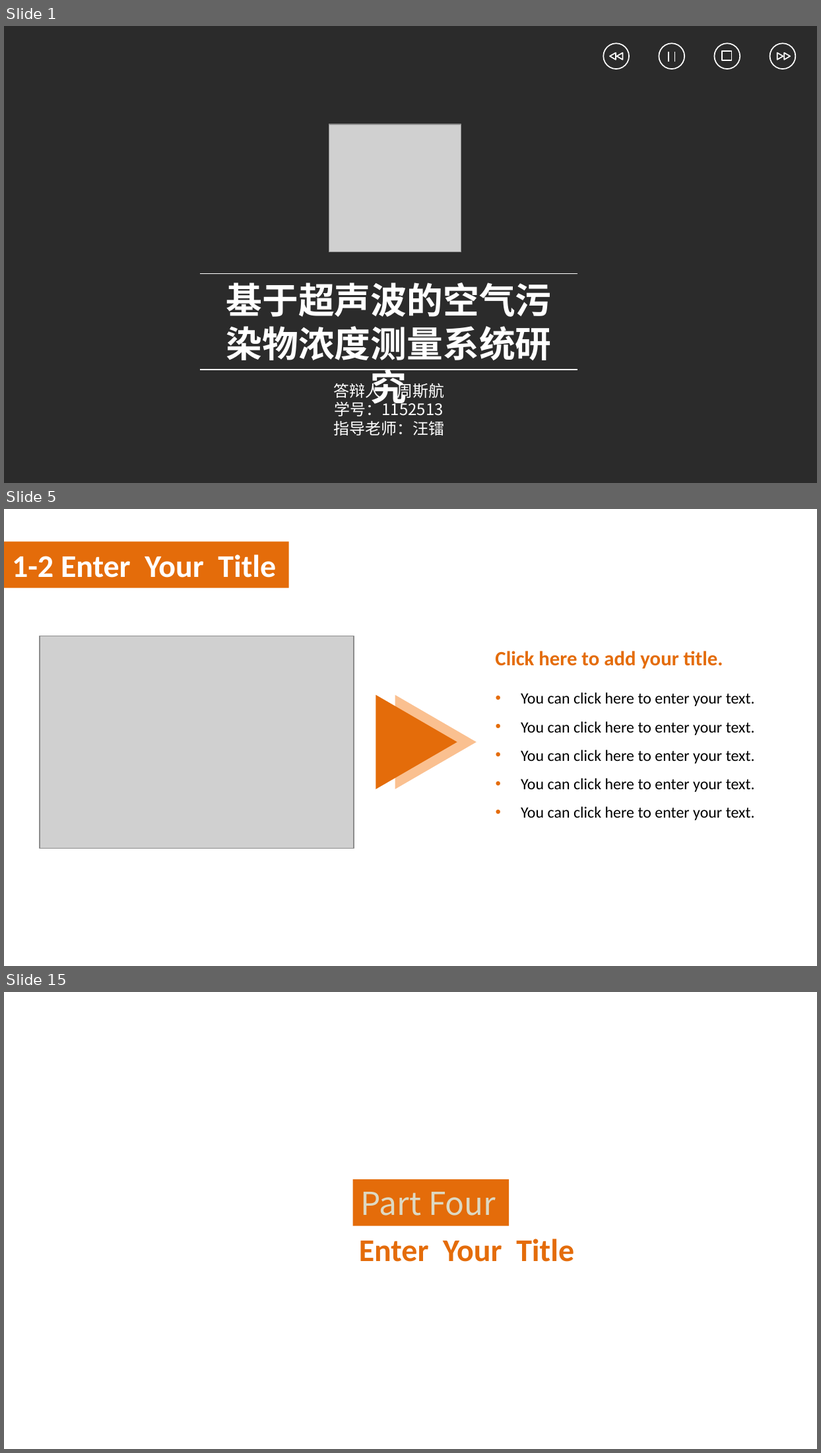
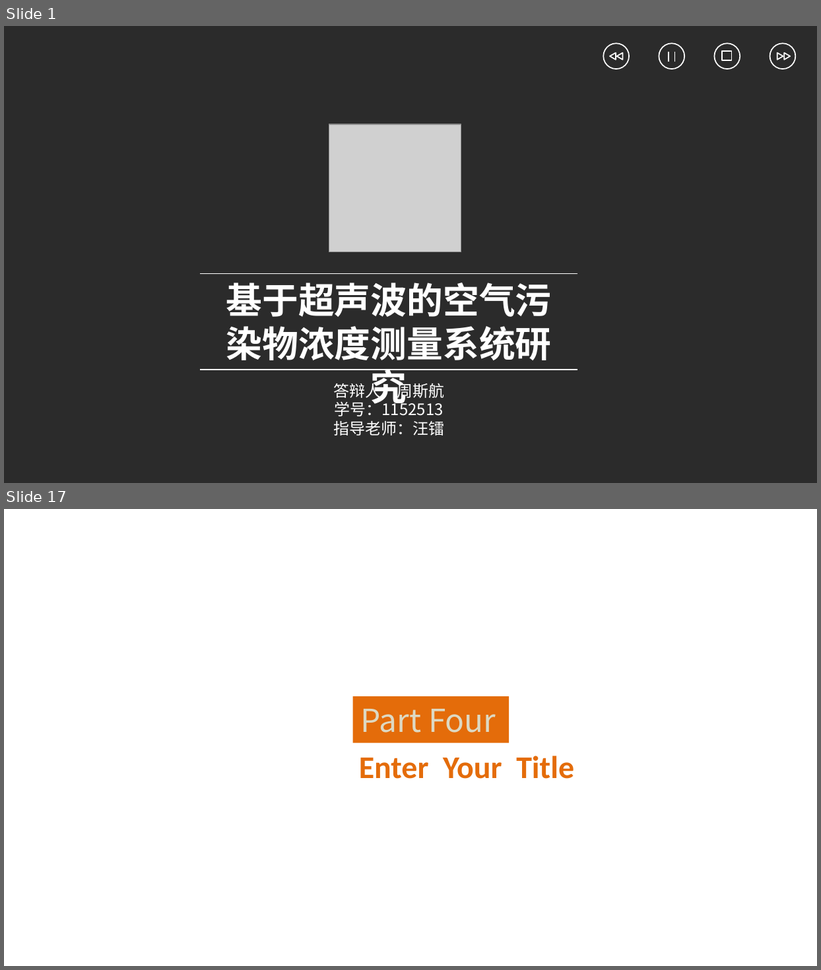
Before and after one commit to PaulingZhou/GraduationDesign, a slide deck: 答辩ppt.pptx. Shown one above the other, each under a label of ours: slides 1, 5 and 15 before the commit, slides 1 and 17 after it; the slides between them are not shown. The pictures are 821x1453 and 821x970 pixels, drawn with LibreOffice and Linux fonts; fonts in the diff are those of the drawing; grey boxes stand for pictures; background and template pictures are left out; a plain dark background stands for a picture behind light text. Boxes give left, top, right and bottom in pixels: in the first picture for what was removed or moved away, otherwise in the second. Text is boxed around its words. In the diff, an @@ line names an element or a change of style, - is before the commit and + after.

```diff
--- a/答辩ppt.pptx
+++ b/答辩ppt.pptx
@@ slide 5 removed at (x1=4, y1=509, x2=817, y2=966), background picture (left out) @@
@@ rectangle removed at (x1=4, y1=541, x2=288, y2=588) @@
@@ rectangle removed at (x1=4, y1=565, x2=817, y2=930) @@
@@ text removed at (x1=12, y1=555, x2=276, y2=578) @@
-1-2 Enter Your Title
@@ picture removed at (x1=40, y1=636, x2=354, y2=849) @@
@@ text removed at (x1=495, y1=651, x2=723, y2=669) @@
-Click here to add your title.
@@ triangle removed at (x1=376, y1=695, x2=457, y2=789) @@
@@ triangle removed at (x1=395, y1=695, x2=477, y2=789) @@
@@ text removed at (x1=521, y1=692, x2=755, y2=821) @@
-• You can click here to enter your text.
-• You can click here to enter your text.
-• You can click here to enter your text.
-• You can click here to enter your text.
-• You can click here to enter your text.
@@ what was slide 15 is now slide 17 @@
```
Also in this commit, not shown: 13 slides changed, 6 slides added, 3 other slides removed, 16 other files.
